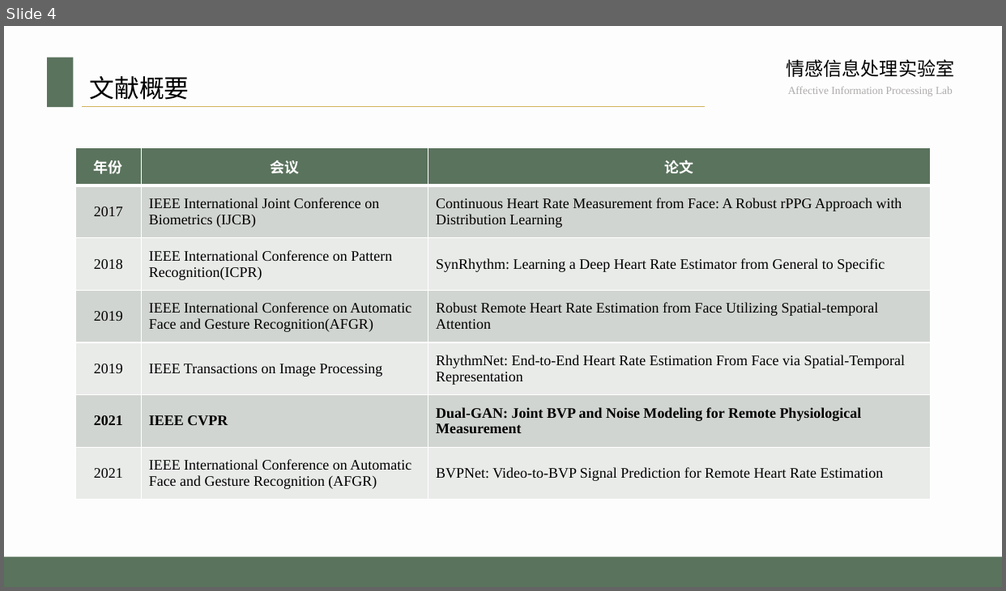
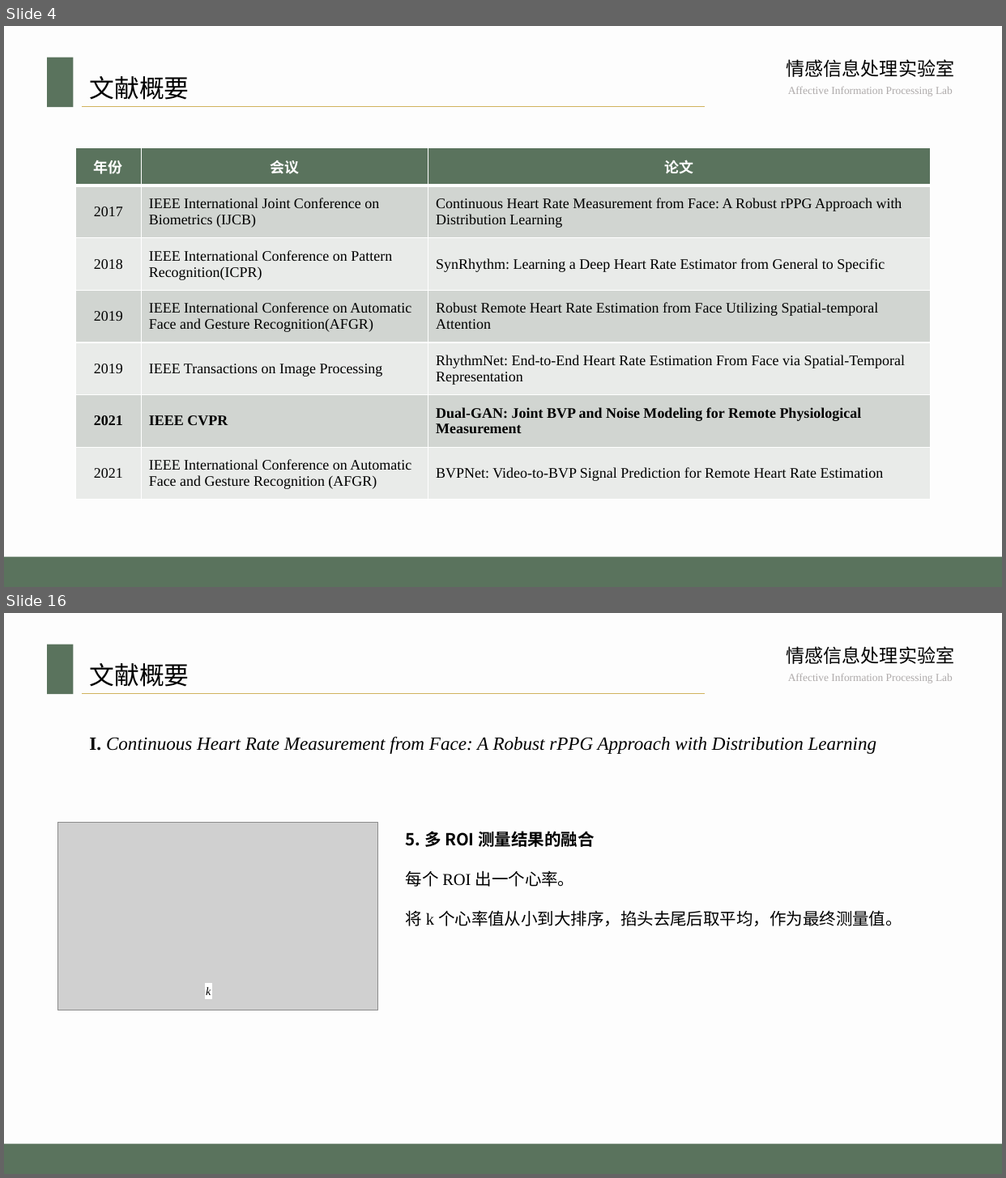
Before and after one commit to whatcarp/rppgrppg, a slide deck: 东大模板.pptx. Shown one above the other, each under a label of ours: slide 4 before the commit, slides 4 and 16 after it; the slides between them are not shown. The pictures are 1006x591 and 1006x1178 pixels, drawn with LibreOffice and Linux fonts; fonts in the diff are those of the drawing; grey boxes stand for pictures; background and template pictures are left out. Boxes give left, top, right and bottom in pixels: in the first picture for what was removed or moved away, otherwise in the second. Text is boxed around its words. In the diff, an @@ line names an element or a change of style, - is before the commit and + after.

```diff
--- a/东大模板.pptx
+++ b/东大模板.pptx
@@ slide 16 added at (4,613,1002,1174), background #E7E6E6 at 5% opacity; not listed: 5 template elements that a slide beside it also shows @@
@@ title added at (89,663,189,687), 24 pt, text #000000 @@
+文献概要
@@ text added at (89,736,877,754), 18 pt, text #000000, italic @@
+I. Continuous Heart Rate Measurement from Face: A Robust rPPG Approach with Distribution Learning
@@ picture added at (58,822,377,1010) @@
@@ text added at (406,831,902,926), 16 pt, text #000000 @@
+5. 多 ROI 测量结果的融合
+每个 ROI 出一个心率。
+将 k 个心率值从小到大排序，掐头去尾后取平均，作为最终测量值。
@@ rectangle added at (206,983,212,999), fill #FFFFFF, outline #FFFFFF 1 pt, 11 pt, text #000000, italic @@
+k
```
Also in this commit, not shown: 9 slides changed, 15 other slides added.
